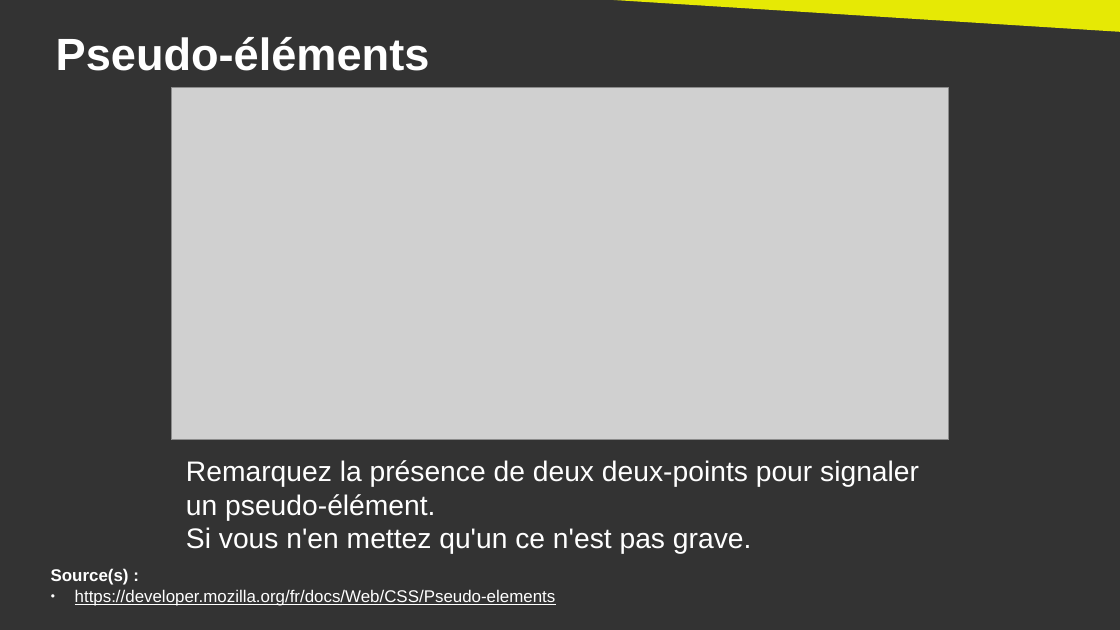
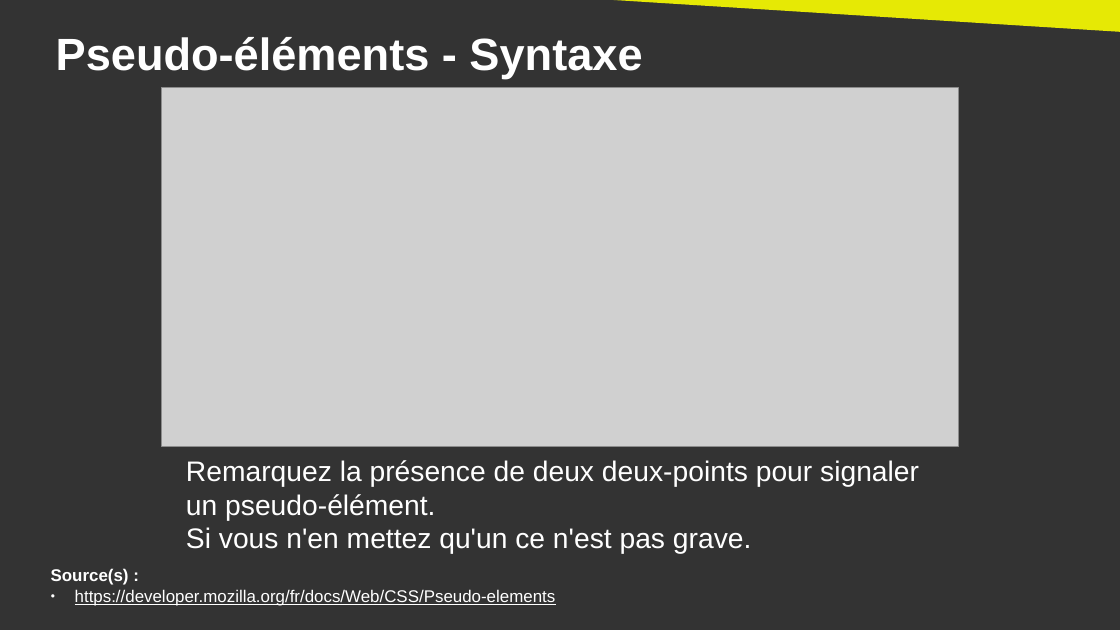
Before and after one commit to DanYellow/cours, a slide deck: slide 15 of integration-web-s2/travaux-pratiques/numero-3/presentation.odp. Drawn at 1120x630 pixels with LibreOffice and Linux fonts; fonts in the diff are those of the drawing; grey boxes stand for pictures. Boxes give left, top, right and bottom in pixels: in the first picture for what was removed or moved away, otherwise in the second. Text is boxed around its words. In the diff, an @@ line names an element or a change of style, - is before the commit and + after.

```diff
--- a/integration-web-s2/travaux-pratiques/numero-3/presentation.odp
+++ b/integration-web-s2/travaux-pratiques/numero-3/presentation.odp
@@ title at (x1=56, y1=37, x2=642, y2=78): text changed @@
-Pseudo-éléments
+Pseudo-éléments - Syntaxe
@@ picture resized from (x1=171, y1=88, x2=949, y2=440) to (x1=162, y1=88, x2=958, y2=447) @@
```
Also in this commit, not shown: 4 other slides changed, 1 other file.
